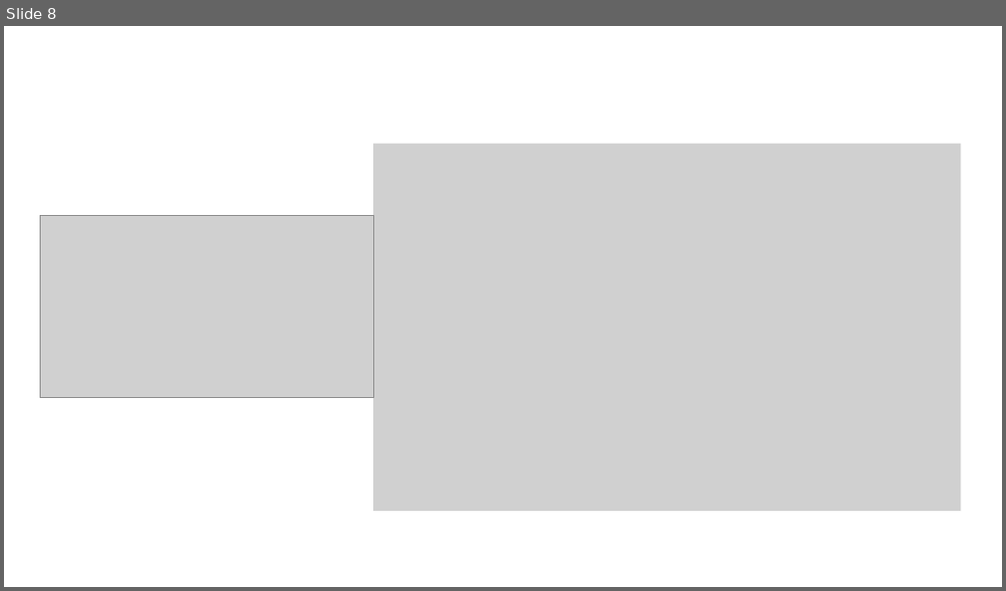
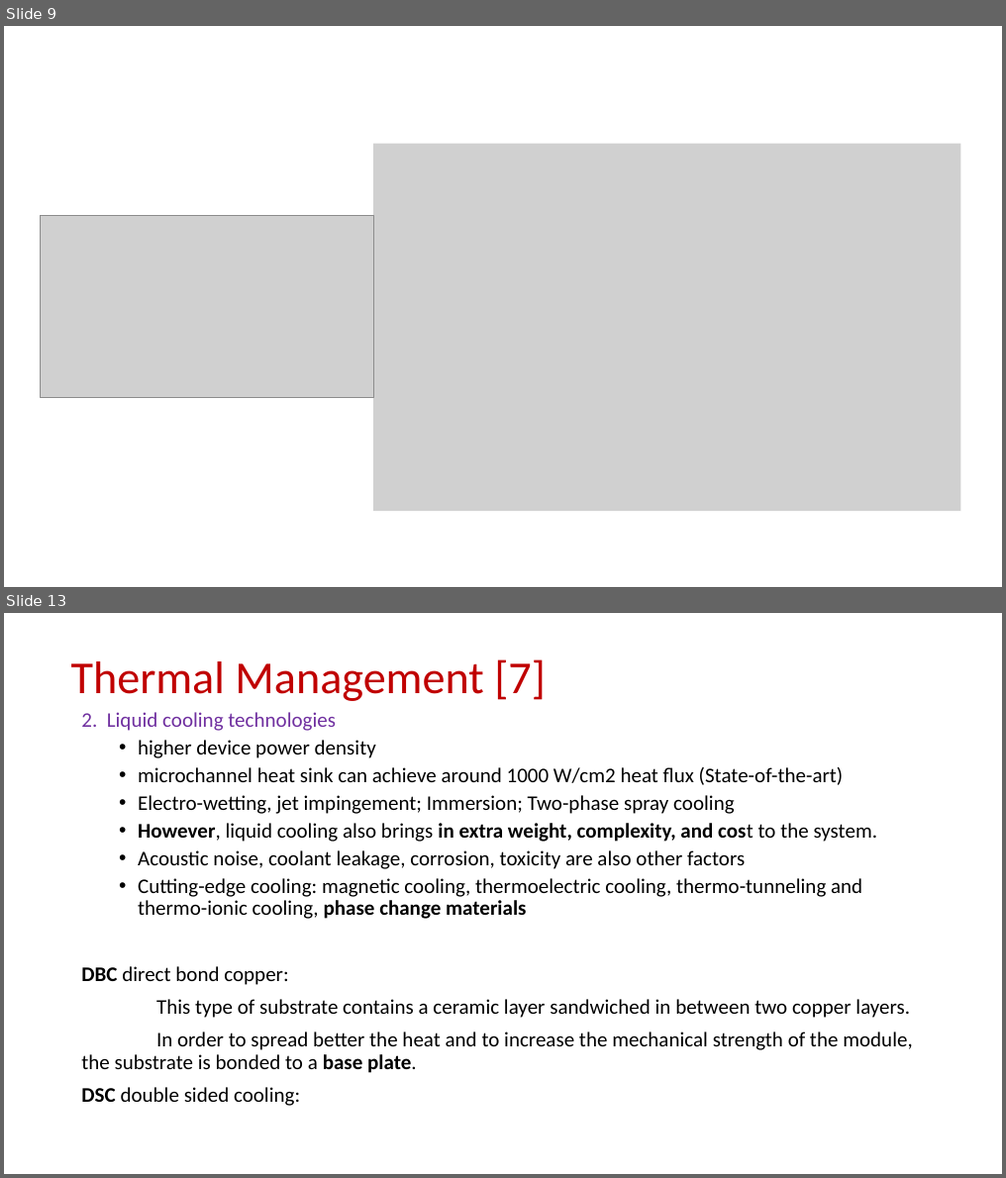
Before and after one commit to EnesAyaz/KTH, a slide deck: Weekly-Reports/InverterDesignConsideration.pptx. Shown one above the other, each under a label of ours: slide 8 before the commit, slides 9 and 13 after it; the slides between them are not shown. The pictures are 1006x591 and 1006x1178 pixels, drawn with LibreOffice and Linux fonts; fonts in the diff are those of the drawing; grey boxes stand for pictures. Boxes give left, top, right and bottom in pixels: in the first picture for what was removed or moved away, otherwise in the second. Text is boxed around its words. In the diff, an @@ line names an element or a change of style, - is before the commit and + after.

```diff
--- a/Weekly-Reports/InverterDesignConsideration.pptx
+++ b/Weekly-Reports/InverterDesignConsideration.pptx
@@ slide 13 added at (x1=4, y1=613, x2=1002, y2=1174), background #FFFFFF @@
@@ title added at (x1=71, y1=660, x2=546, y2=701), 44 pt, text #C00000 @@
+Thermal Management [7]
@@ text added at (x1=81, y1=712, x2=913, y2=1106), 20 pt, text #000000 @@
+2. Liquid cooling technologies
+  • higher device power density
+  • microchannel heat sink can achieve around 1000 W/cm2 heat flux (State-of-the-art)
+  • Electro-wetting, jet impingement; Immersion; Two-phase spray cooling
+  • However, liquid cooling also brings in extra weight, complexity, and cost to the system.
+  • Acoustic noise, coolant leakage, corrosion, toxicity are also other factors
+  • Cutting-edge cooling: magnetic cooling, thermoelectric cooling, thermo-tunneling and thermo-ionic cooling, phase change materials
+DBC direct bond copper:
+This type of substrate contains a ceramic layer sandwiched in between two copper layers.
+In order to spread better the heat and to increase the mechanical strength of the module, the substrate is bonded to a base plate.
+DSC double sided cooling:
@@ what was slide 8 is now slide 9 @@
```
Also in this commit, not shown: 5 slides changed, 12 other slides added, 2 slides removed, 2 other files.
